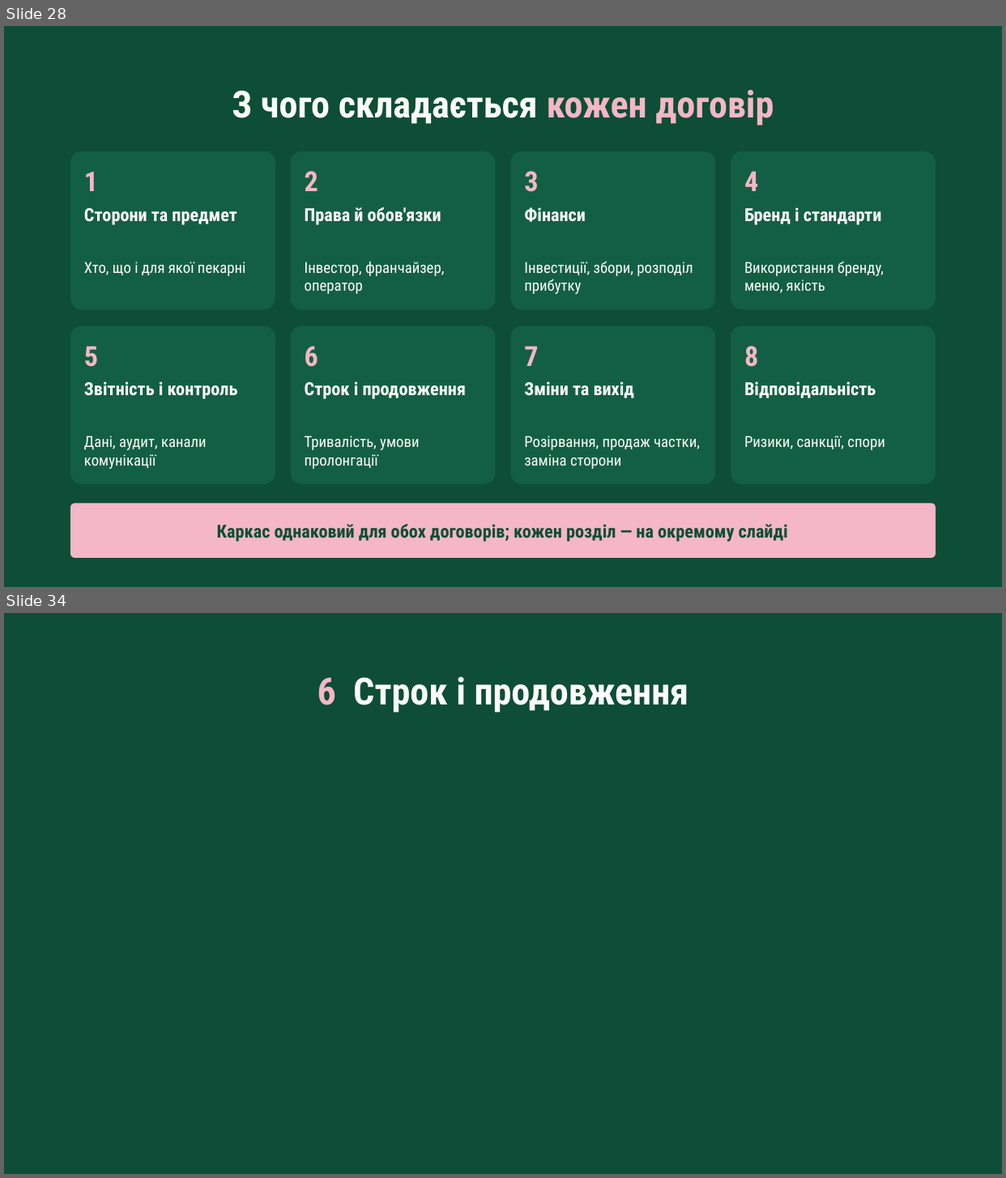
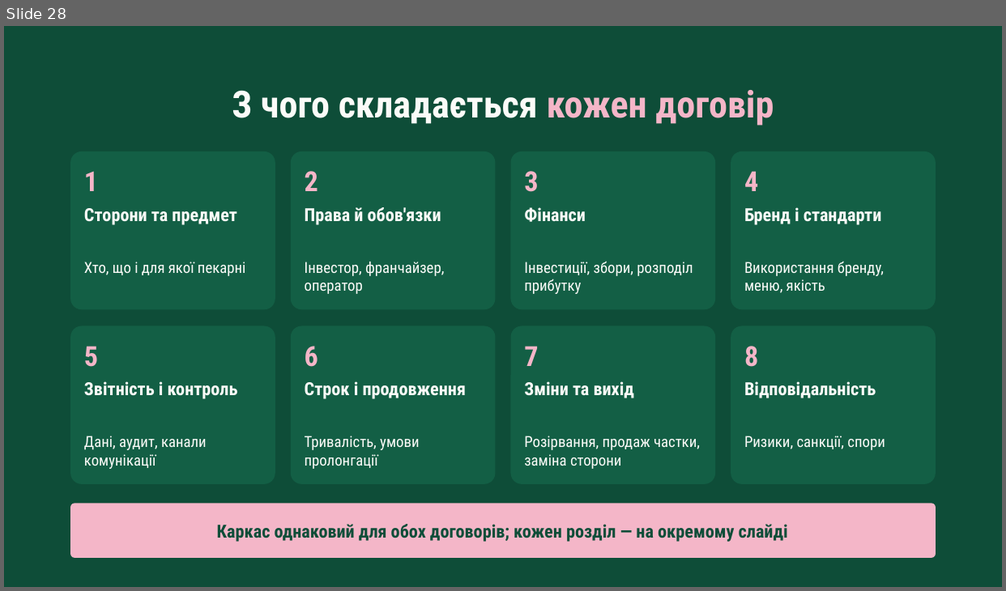
Before and after one commit to denfidiriv-cmyk/xcrypto, a slide deck: presentation_with_contract.pptx. Shown one above the other, each under a label of ours: slides 28 and 34 before the commit, slide 28 after it; the slides between them are not shown. The pictures are 1006x1178 and 1006x591 pixels, drawn with LibreOffice and Linux fonts; fonts in the diff are those of the drawing. Boxes give left, top, right and bottom in pixels: in the first picture for what was removed or moved away, otherwise in the second. Text is boxed around its words. In the diff, an @@ line names an element or a change of style, - is before the commit and + after.

```diff
--- a/presentation_with_contract.pptx
+++ b/presentation_with_contract.pptx
@@ slide 34 removed at [4,613,1002,1174], background #0E4D38 @@
@@ text removed at [317,677,689,713] @@
-6 Строк і продовження
```
Also in this commit, not shown: 9 slides added, 7 other slides removed.
